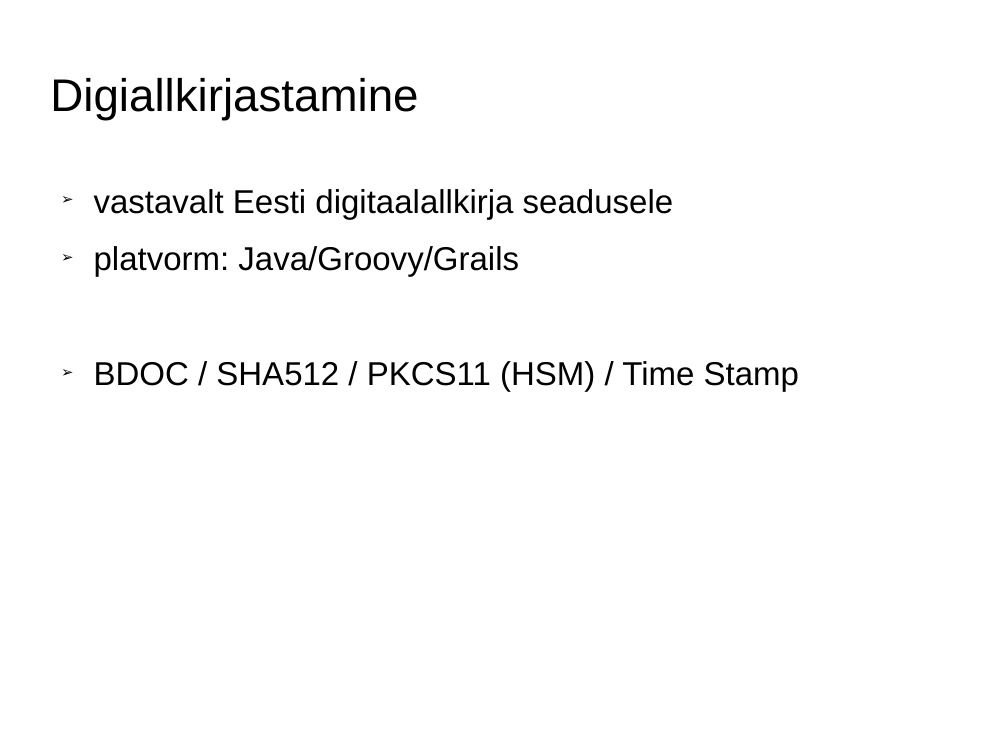
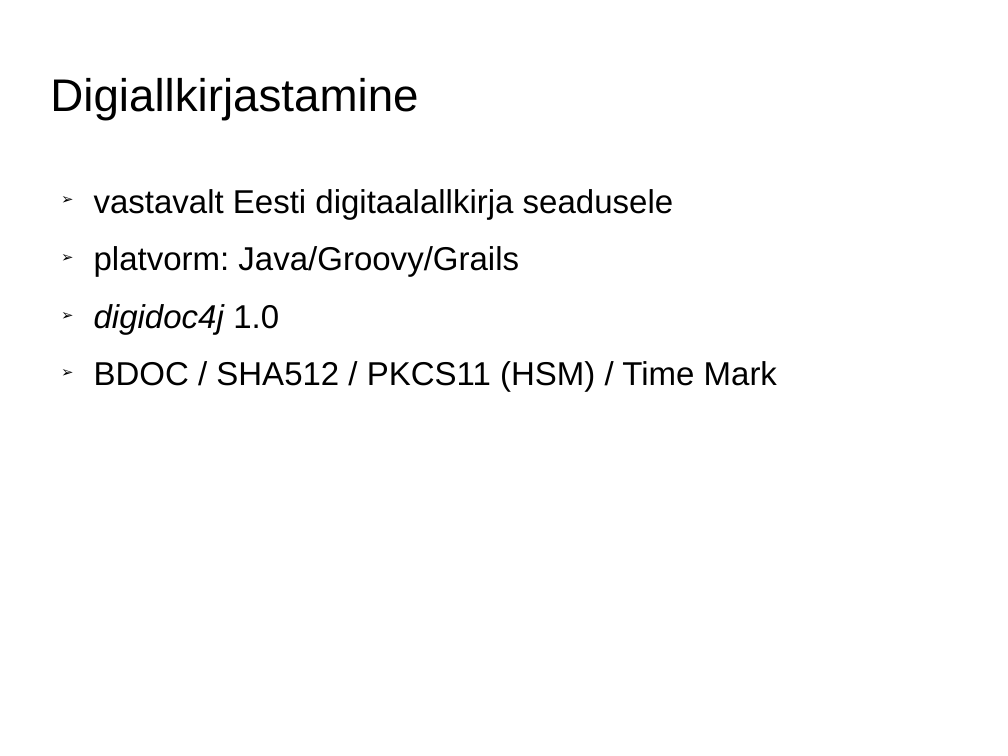
Before and after one commit to keijokapp/loputoo, a slide deck: slide 6 of Lõputöö esitlus.odp. Drawn at 1008x756 pixels with LibreOffice and Linux fonts; fonts in the diff are those of the drawing; background and template pictures are left out. Boxes give left, top, right and bottom in pixels: in the first picture for what was removed or moved away, otherwise in the second. Text is boxed around its words. In the diff, an @@ line names an element or a change of style, - is before the commit and + after.

```diff
--- a/Lõputöö esitlus.odp
+++ b/Lõputöö esitlus.odp
@@ text at (94,304,777,392): text changed @@
-➢ BDOC / SHA512 / PKCS11 (HSM) / Time Stamp
+➢ digidoc4j 1.0
+➢ BDOC / SHA512 / PKCS11 (HSM) / Time Mark
```
Also in this commit, not shown: 3 other slides changed.
